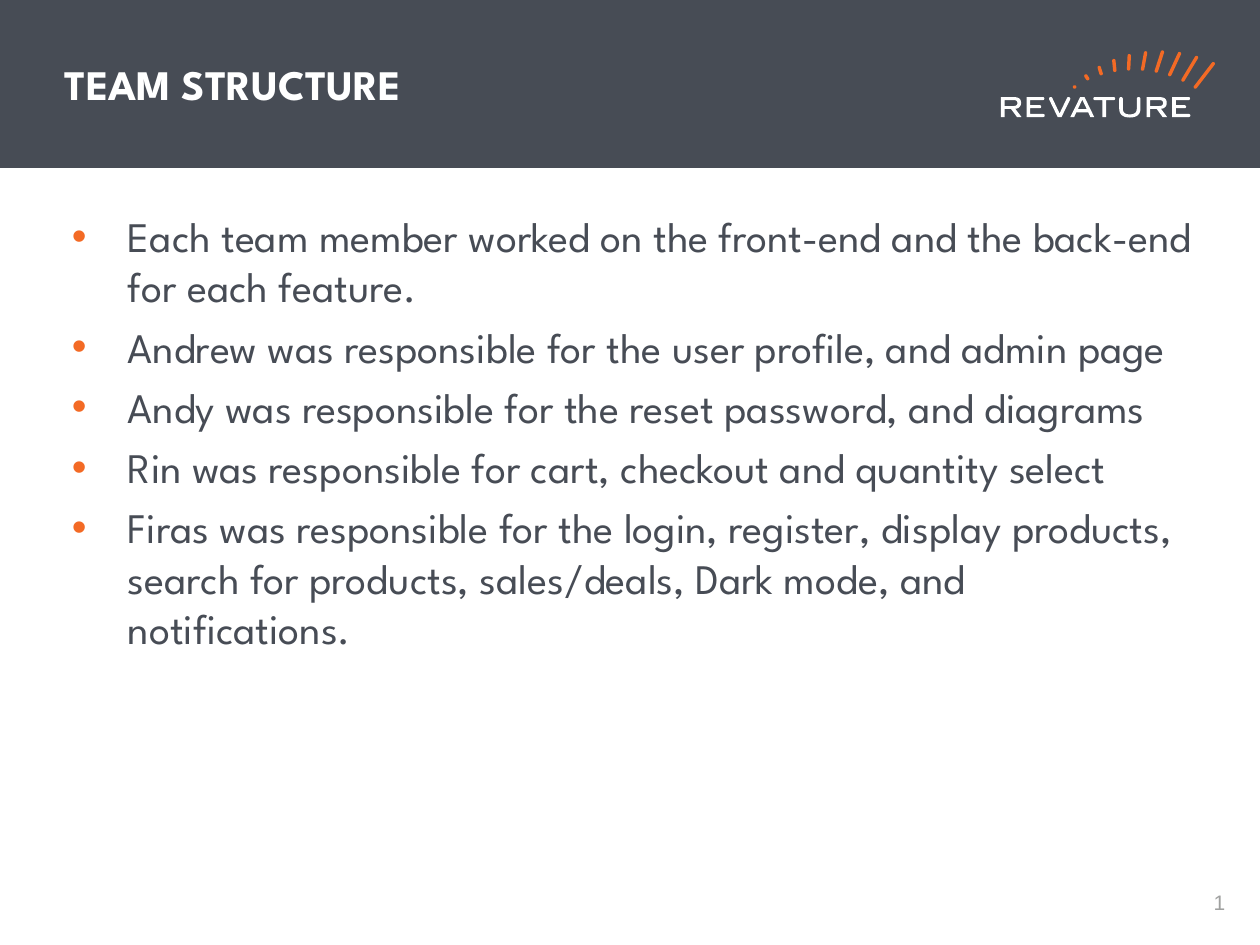
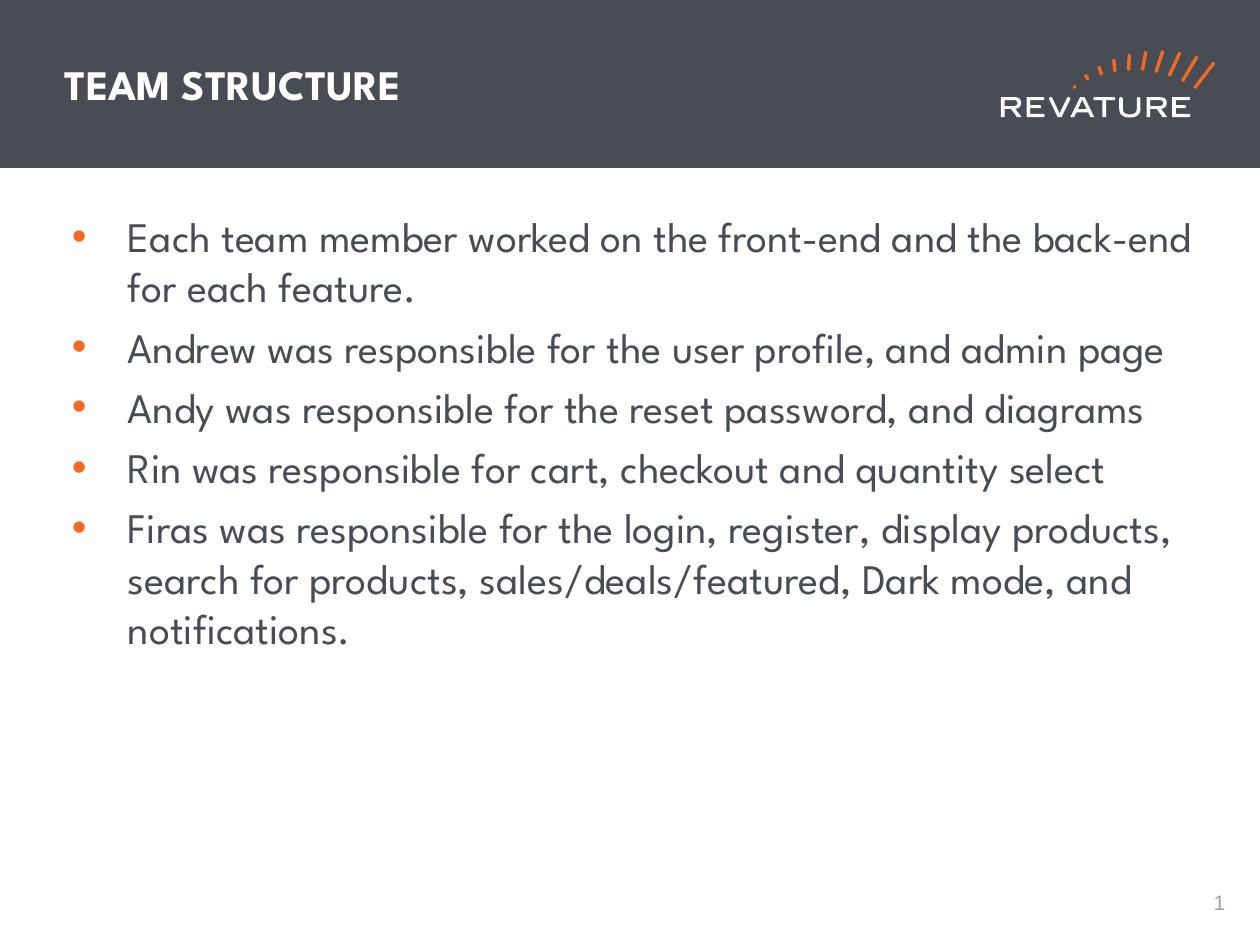
Before and after one commit to 221024-Java-React/Group-3-E-Commerce-App, a slide deck: slide 2 of ecommerce-presentation.pptx. Drawn at 1260x945 pixels with LibreOffice and Linux fonts; fonts in the diff are those of the drawing. Boxes give left, top, right and bottom in pixels: in the first picture for what was removed or moved away, otherwise in the second. Text is boxed around its words. In the diff, an @@ line names an element or a change of style, - is before the commit and + after.

Commit message:
presentation version final

```diff
--- a/ecommerce-presentation.pptx
+++ b/ecommerce-presentation.pptx
@@ text at (128, 513, 1172, 645): text changed @@
-• Firas was responsible for the login, register, display products, search for products, sales/deals, Dark mode, and notifications.
+• Firas was responsible for the login, register, display products, search for products, sales/deals/featured, Dark mode, and notifications.
```
Also in this commit, not shown: 1 slide added.
